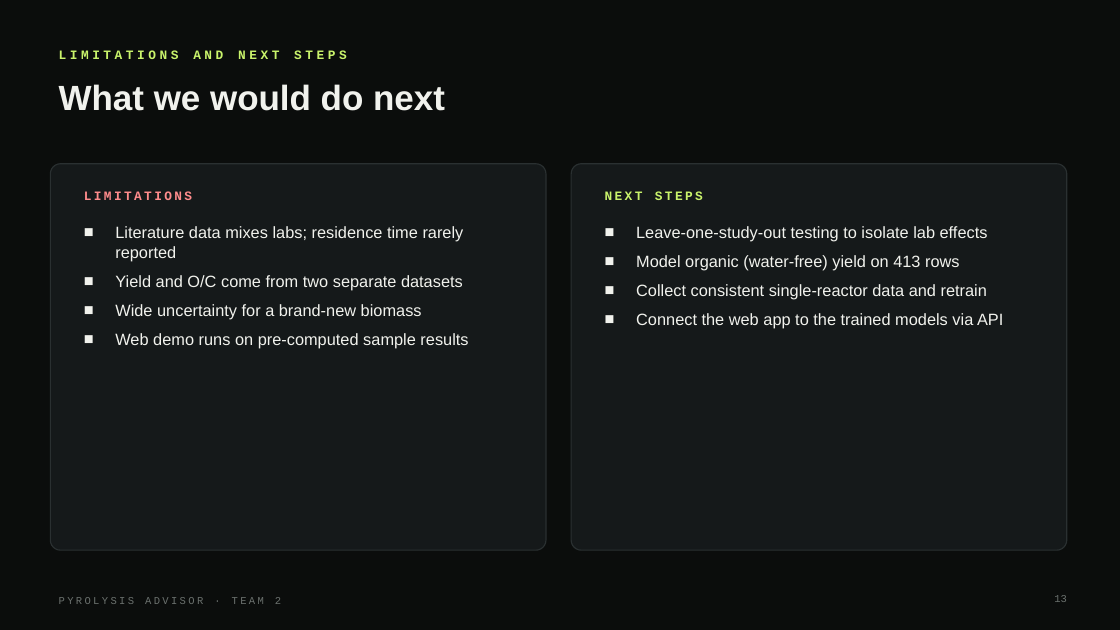
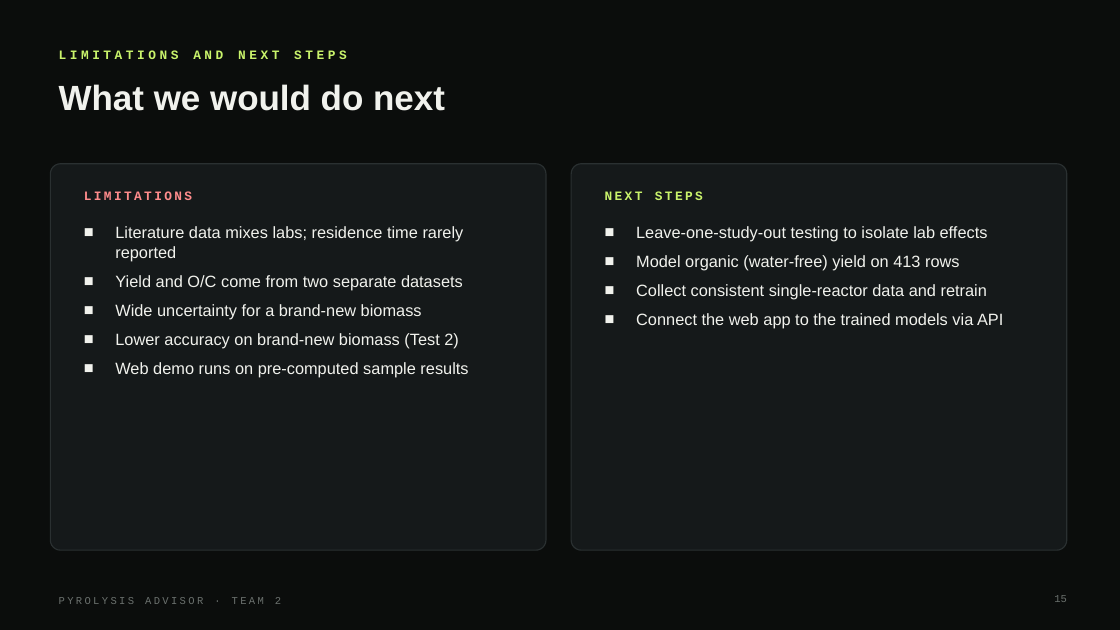
Before and after one commit to umasuthanpalaniappan/BioOil-Automation, a slide deck: slide 15 of pyrolysis_advisor/docs/Pyrolysis_Advisor_Results.pptx (slide 13 before the commit). Drawn at 1120x630 pixels with LibreOffice and Linux fonts; fonts in the diff are those of the drawing. Boxes give left, top, right and bottom in pixels: in the first picture for what was removed or moved away, otherwise in the second. Text is boxed around its words. In the diff, an @@ line names an element or a change of style, - is before the commit and + after.

```diff
--- a/pyrolysis_advisor/docs/Pyrolysis_Advisor_Results.pptx
+++ b/pyrolysis_advisor/docs/Pyrolysis_Advisor_Results.pptx
@@ text at box(115, 333, 459, 348): paragraph added @@
+■ Lower accuracy on brand-new biomass (Test 2)
```
Also in this commit, not shown: 9 other slides changed, 2 slides added, 17 other files.
